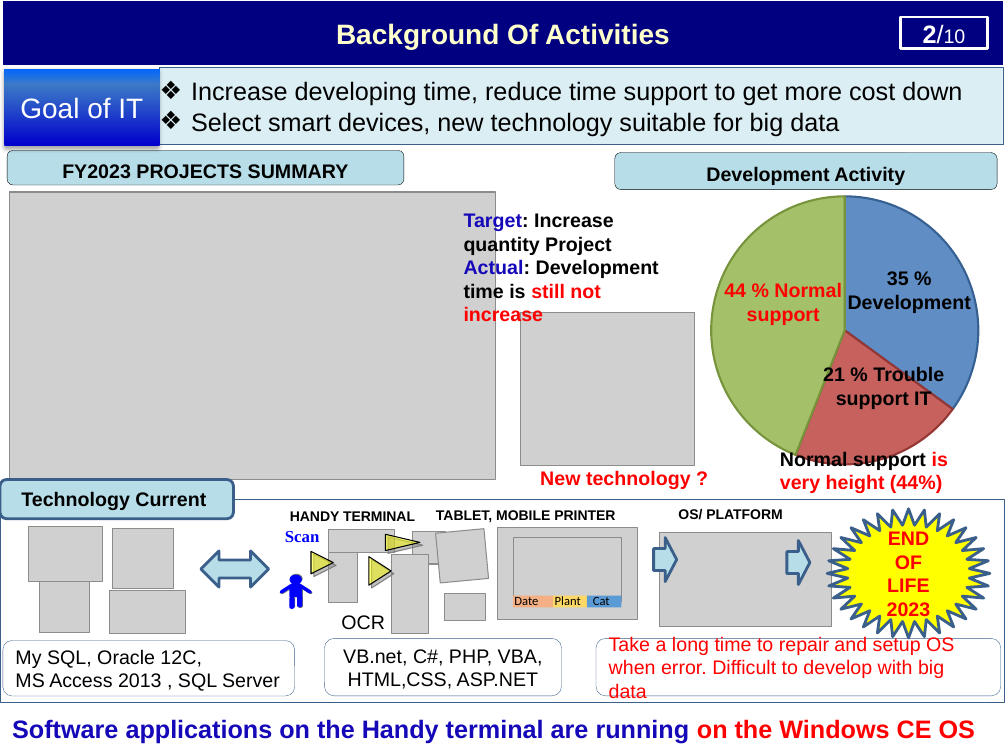
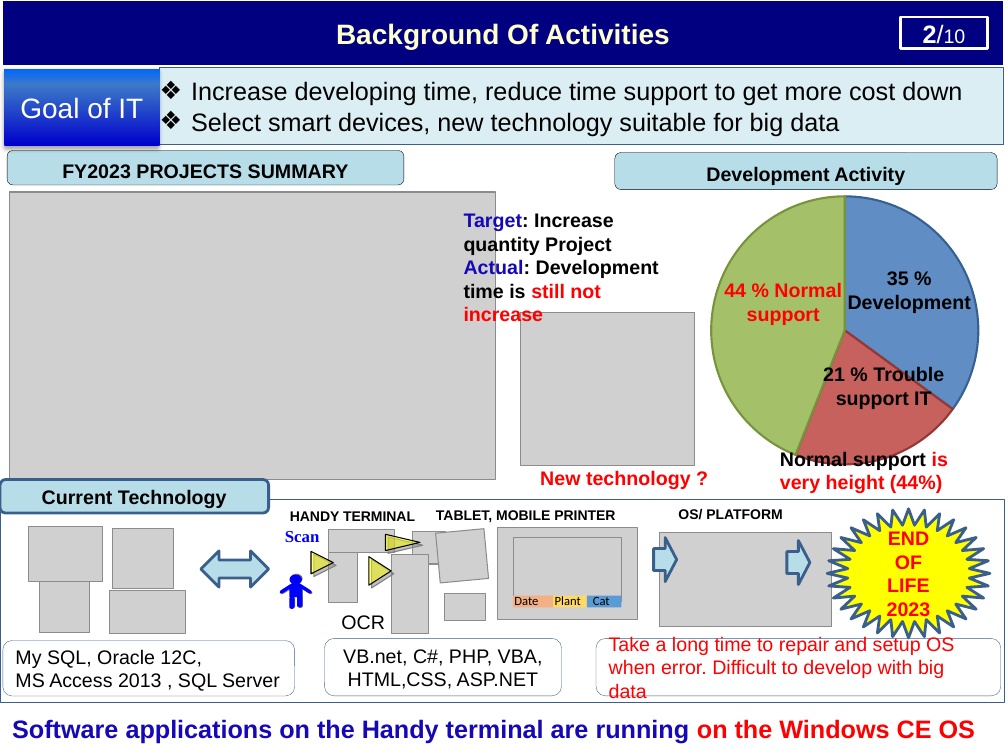
Before and after one commit to thietbicongnghevietnam/ReportPSNV, a slide deck: slide 3 of Report_test.pptx. Drawn at 1008x756 pixels with LibreOffice and Linux fonts; fonts in the diff are those of the drawing; grey boxes stand for pictures; background and template pictures are left out. Boxes give left, top, right and bottom in pixels: in the first picture for what was removed or moved away, otherwise in the second. Text is boxed around its words. In the diff, an @@ line names an element or a change of style, - is before the commit and + after.

Commit message:
010122024

```diff
--- a/Report_test.pptx
+++ b/Report_test.pptx
@@ rounded rectangle "Current Technology": place and size @@
-rounded rectangle "Current Technology" at <box>0,480,234,519</box>
+rounded rectangle "Current Technology" at <box>0,480,268,513</box>
@@ text in rounded rectangle at <box>42,489,227,508</box>: text changed @@
-Technology Current
+Current Technology
```
Also in this commit, not shown: 2 other slides changed.
